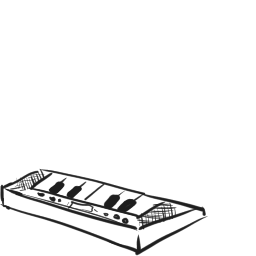
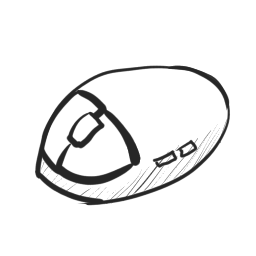
Before/after of a 256 × 256 layered artwork. What changed in the layer stack:
added layer "Layer 15" above "kb+pad" over [0,65,230,256]
hid "synth" over [0,128,228,256]
